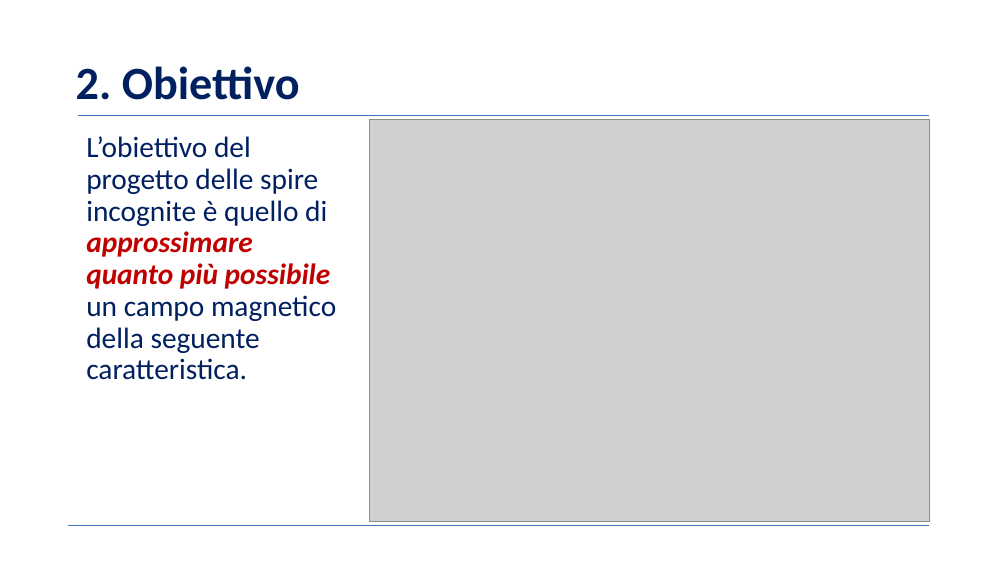
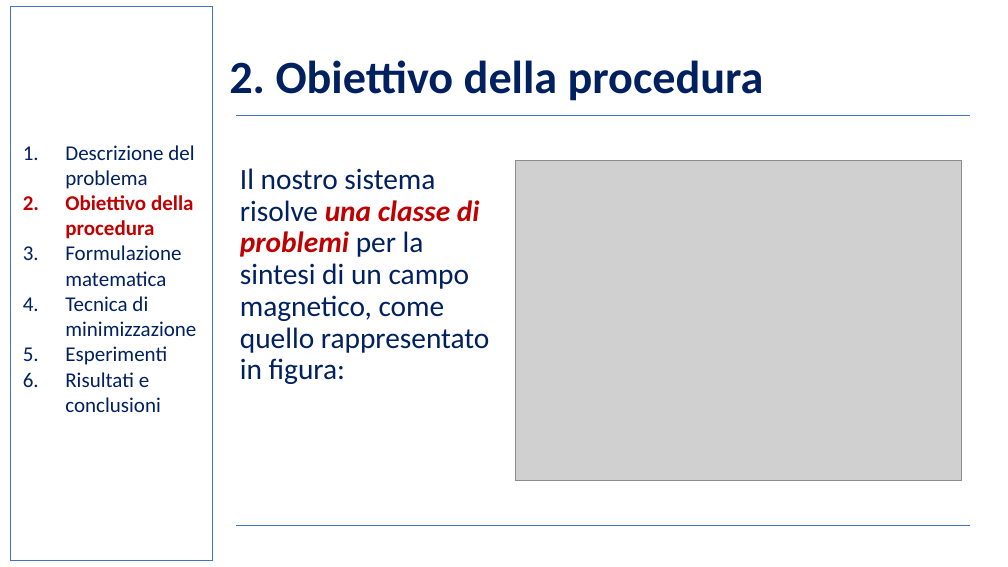
Before and after one commit to BernardoGiordano/NelderMeadMethod, a slide deck: slide 4 of writeup/Slides.pptx. Drawn at 1008x567 pixels with LibreOffice and Linux fonts; fonts in the diff are those of the drawing; grey boxes stand for pictures; background and template pictures are left out. Boxes give left, top, right and bottom in pixels: in the first picture for what was removed or moved away, otherwise in the second. Text is boxed around its words. In the diff, an @@ line names an element or a change of style, - is before the commit and + after.

```diff
--- a/writeup/Slides.pptx
+++ b/writeup/Slides.pptx
@@ rectangle added at box(11, 6, 212, 561), outline #4472C4 1 pt @@
@@ text at box(229, 60, 764, 101): text changed @@
-2. Obiettivo
+2. Obiettivo della procedura
@@ line moved from (78, 115) - (929, 115) to (236, 115) - (970, 115) @@
@@ text added at box(65, 145, 196, 412), 20 pt, text #002060 @@
+1. Descrizione del problema
+2. Obiettivo della procedura
+3. Formulazione matematica
+4. Tecnica di minimizzazione
+5. Esperimenti
+6. Risultati e conclusioni
@@ text at box(240, 168, 490, 384): text changed @@
-L’obiettivo del progetto delle spire incognite è quello di approssimare quanto più possibile un campo magnetico della seguente caratteristica.
+Il nostro sistema risolve una classe di problemi per la sintesi di un campo magnetico, come quello rappresentato in figura:
@@ picture: place and size @@
-picture at box(370, 119, 929, 522)
+picture at box(516, 160, 962, 481)
@@ line moved from (68, 526) - (929, 526) to (236, 526) - (970, 526) @@
```
Also in this commit, not shown: 18 other slides changed, 9 other files.
